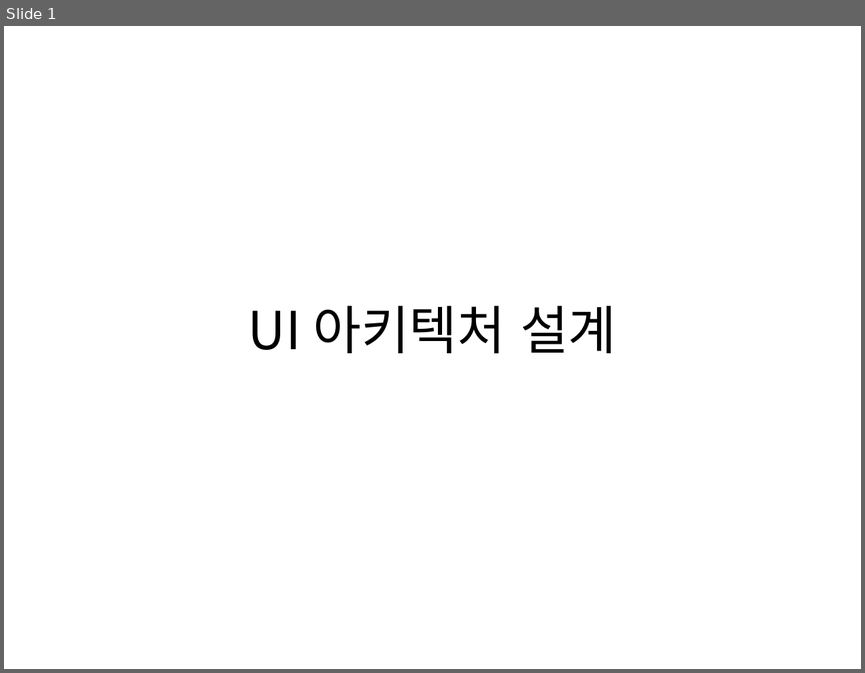
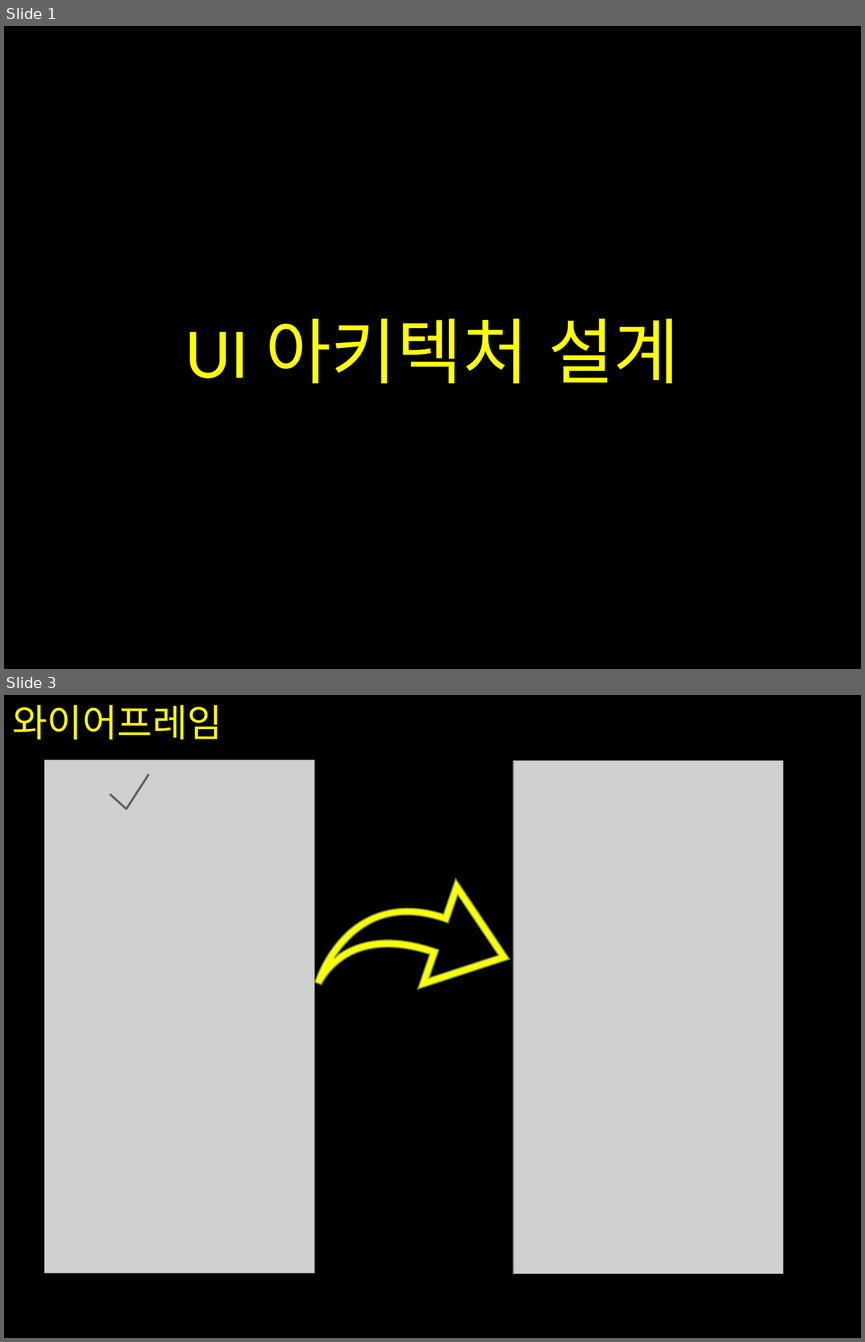
Before and after one commit to gns11/ex, a slide deck: UI 아키텍처 설계-안종훈.pptx. Shown one above the other, each under a label of ours: slide 1 before the commit, slides 1 and 3 after it; the slides between them are not shown. The pictures are 865x673 and 865x1342 pixels, drawn with LibreOffice and Linux fonts; fonts in the diff are those of the drawing; grey boxes stand for pictures. Boxes give left, top, right and bottom in pixels: in the first picture for what was removed or moved away, otherwise in the second. Text is boxed around its words. In the diff, an @@ line names an element or a change of style, - is before the commit and + after.

```diff
--- a/UI 아키텍처 설계-안종훈.pptx
+++ b/UI 아키텍처 설계-안종훈.pptx
@@ slide 3 added at <box>4,695,861,1338</box>, background #000000 @@
@@ text added at <box>12,705,222,740</box>, 32 pt, text #FFFF00 @@
+와이어프레임
@@ picture added at <box>44,760,314,1272</box> @@
@@ freeform shape added at <box>109,774,150,811</box>, fill #5F5F5F @@
@@ picture added at <box>513,761,783,1273</box> @@
@@ freeform shape added at <box>315,846,529,1039</box>, fill #FFFF00, outline #708D36 1 pt @@
@@ slide 1 changed as well @@
@@ background #FFFFFF to #000000 @@
@@ title "UI 아키텍처 설계" at <box>186,318,679,384</box>: size 44 to 60 pt, font Noto Sans CJK KR to Calibri, text colour #000000 to #FFFF00; line spacing 1 to 0.9; vertical alignment middle to bottom @@
```
Also in this commit, not shown: 1 other slide changed, 2 other slides added, 2 slides removed.
